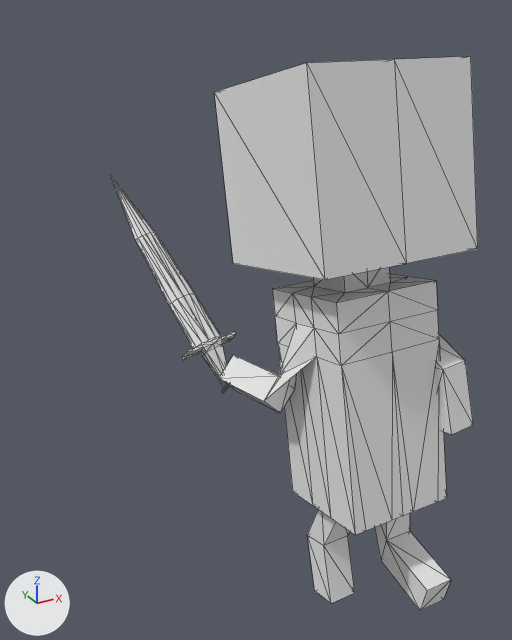
The OBJ model Data/Animations/RunPlayer/run_000006.obj as it was, and as the next commit left it.
Both versions are drawn from a camera (50 mm lens) standing at (-0.882, -1.062, 1.035) and looking at (-0.078, 0.401, 0.304). Arrows for +X, +Y and +Z are at lower left; the lights stay in place. Mesh edges are drawn as thin lines. Where no turn or scale is listed for an object, it has been applied to the vertices. Vertices at the same position are counted once.

Names of what the first picture shows: 'Plane_Plane.002'.
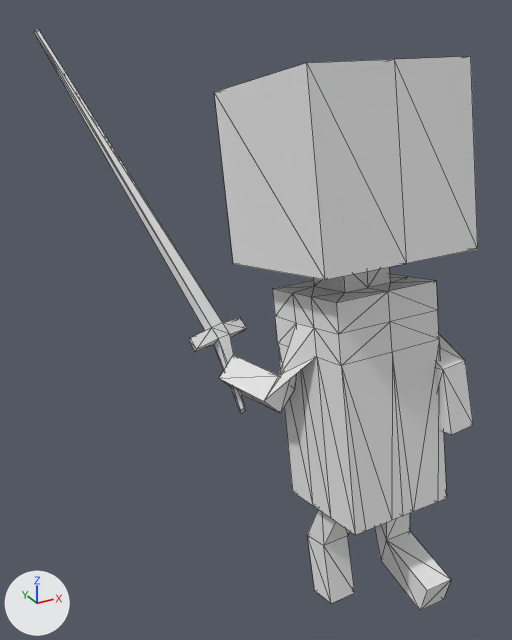
What changed in the scene script:
```text
Change me_plane_plane_002:
    used by ob_plane_plane_002; location = (0.0, 0.0, 0.0)
    remove me_plane_plane_002.from_pydata(...)  # 227 vertices, 448 faces, 1 loose edge; spans x -0.333..0.186, y -0.193..0.712, z -0.296..0.951
    add me_plane_plane_002.from_pydata(...)  # 138 vertices, 268 faces; spans x -0.403..0.186, y -0.193..1.068, z -0.296..0.983
    me_plane_plane_002 part 1: a new loose piece of 24 vertices spanning x -0.403..-0.126, y 0.223..1.068, z 0.156..0.983, in mat_material (white #e7e7e7)
    me_plane_plane_002 part 2: the loose piece of 113 vertices spanning x -0.333..-0.165, y 0.269..0.712, z 0.196..0.645 is deleted
```

Boxes [x1, y1, x2, y2] around the edits, measured in the pictures (512 x 640 px):
'Plane_Plane.002', reshaped (21% wider)
    before: [110, 56, 478, 611]
    after: [34, 29, 478, 611]
part 1 of me_plane_plane_002, added
    after: [34, 29, 246, 414]
part 2 of me_plane_plane_002, deleted
    before: [110, 175, 236, 393]
